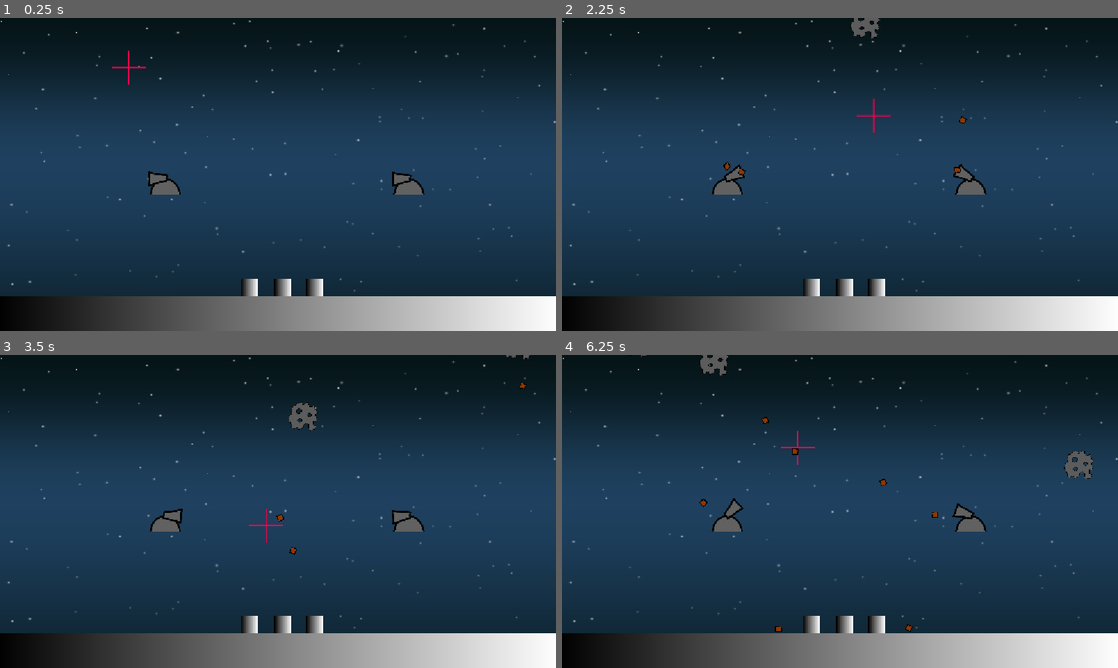
Above: before the commit, frames 1-4 (two rows, left to right).
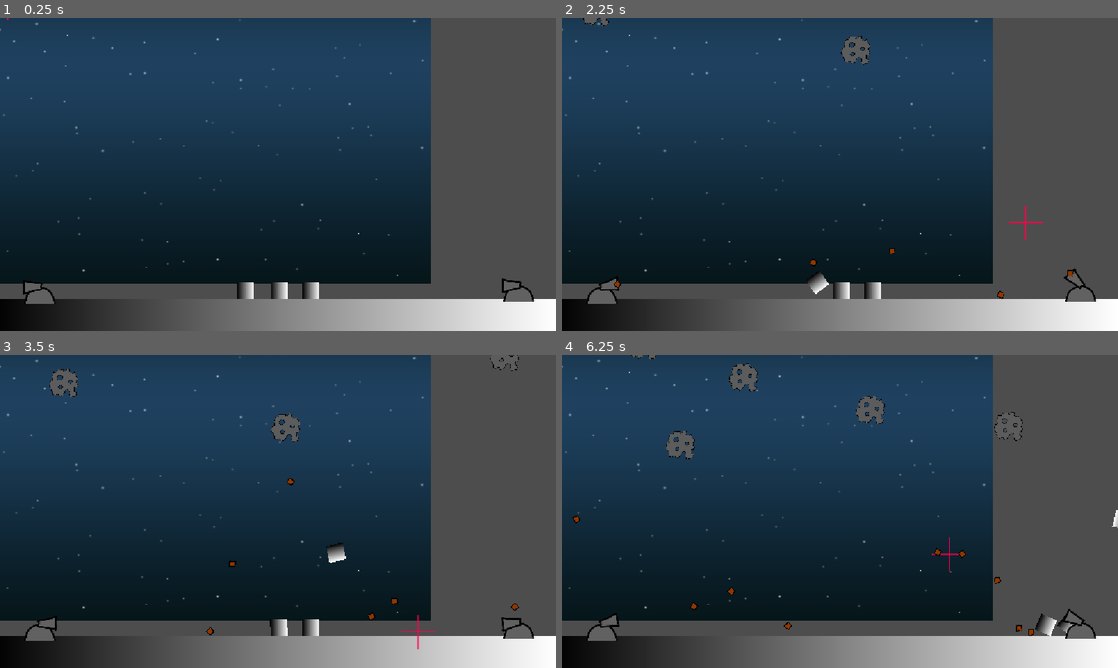
Above: after the commit, the same moments.

Repository: AndrewHay/meteor-strike
Game: Godot game, scene res://root.tscn
Same seed, same stepped clock (60 frames per second), same inputs: the game is played once before the commit and once after it.
Inputs (mouse positions are in pixels of both pictures, inside the frame that each line leads up to):
- Up to frame 1 (0.25 s): no input
- Up to frame 2 (2.25 s): tap Enter at 0.5 s; move the mouse to (962, 158) at 0.52 s; click (962, 158) at 0.67 s; move the mouse to (728, 190) at 1.27 s; click (728, 190) at 1.42 s; move the mouse to (895, 105) at 2.02 s; click (895, 105) at 2.17 s
- Up to frame 3 (3.5 s): move the mouse to (250, 574) at 2.77 s; click (250, 574) at 2.92 s
- Up to frame 4 (6.25 s): move the mouse to (1006, 558) at 3.52 s; click (1006, 558) at 3.67 s; move the mouse to (673, 464) at 4.27 s; click (673, 464) at 4.42 s; move the mouse to (867, 511) at 5.02 s; click (867, 511) at 5.17 s; move the mouse to (756, 433) at 5.77 s; click (756, 433) at 5.92 s

The runs differ from the first frame. In frame 1, 75% of the frame differs, in the area x 0-100%, y 0-92%; in frame 2, 75%; in frame 3, 75%; in frame 4, 75%.

Commit message:
Move things around

Diff:
--- a/level/level.gd
+++ b/level/level.gd
@@ -1,6 +1,7 @@
 extends Node2D
 
 const SPAWN_ABOVE_MARGIN := 48.0
+const METEOR_SPEED := 150.0
 
 var meteor_scene = preload("res://meteor/meteor.tscn")
 
@@ -12,8 +13,14 @@
 	add_child(timer)
 
 func _spawn_meteor() -> void:
+	var houses = get_tree().get_nodes_in_group("house")
+	if houses.is_empty():
+		return
+
 	var meteor = meteor_scene.instantiate()
 	meteor.position = _random_top_position()
+	var target = houses.pick_random()
+	meteor.linear_velocity = (target.position - meteor.position).normalized() * METEOR_SPEED
 	add_child(meteor)
 
 func _random_top_position() -> Vector2:
--- a/level/level.tscn
+++ b/level/level.tscn
@@ -10,7 +10,6 @@
 
 [node name="Parallax2D" type="Parallax2D" parent="." unique_id=189541379]
 scroll_scale = Vector2(0.1, 0.1)
-scroll_offset = Vector2(0, 96)
 
 [node name="Sprite2D" type="Sprite2D" parent="Parallax2D" unique_id=65056790]
 position = Vector2(2.0000305, -4.0000305)
@@ -18,14 +17,14 @@
 texture = ExtResource("1_vkbyq")
 
 [node name="House" parent="." unique_id=1658777344 instance=ExtResource("2_vkbyq")]
-position = Vector2(0, 496)
+position = Vector2(0, 433)
 
 [node name="House2" parent="." unique_id=823515509 instance=ExtResource("2_vkbyq")]
-position = Vector2(120, 496)
+position = Vector2(120, 433)
 
 [node name="House3" parent="." unique_id=774974785 instance=ExtResource("2_vkbyq")]
-position = Vector2(-126, 496)
+position = Vector2(-126, 433)
 
 [node name="StaticBody2D2" parent="." unique_id=1474745948 instance=ExtResource("3_ktfr2")]
-position = Vector2(-17, 612)
+position = Vector2(-17, 549)
 scale = Vector2(33.626194, 2.5699892)
--- a/meteor/meteor.tscn
+++ b/meteor/meteor.tscn
@@ -4,6 +4,7 @@
 [ext_resource type="Script" uid="uid://bbjda6kvl7k5c" path="res://meteor/meteor.gd" id="1_gt2qx"]
 
 [node name="Meteor" type="RigidBody2D" unique_id=1745156751]
+gravity_scale = 0.0
 contact_monitor = true
 max_contacts_reported = 10
 script = ExtResource("1_gt2qx")
--- a/root.tscn
+++ b/root.tscn
@@ -7,17 +7,18 @@
 [node name="Root" type="Node2D" unique_id=2002437452]
 
 [node name="Level" parent="." unique_id=972982531 instance=ExtResource("1_pyidc")]
-position = Vector2(581, 326)
+position = Vector2(-5, 2)
 
 [node name="Camera2D" type="Camera2D" parent="." unique_id=235987464]
-position = Vector2(562.99994, 400)
+position = Vector2(-9, -3.8146973e-06)
 scale = Vector2(-13.48471, 7.4695535)
 zoom = Vector2(0.55, 0.55)
 
 [node name="Crosshair" parent="." unique_id=1168615329 instance=ExtResource("4_28aoi")]
+position = Vector2(-1028, -644)
 
 [node name="Turret" parent="." unique_id=412231546 instance=ExtResource("3_vvh5c")]
-position = Vector2(138, 414)
+position = Vector2(-906, 422)
 
 [node name="Turret2" parent="." unique_id=1777625790 instance=ExtResource("3_vvh5c")]
-position = Vector2(1056, 415)
+position = Vector2(898, 417)
Not shown, changed: .gitignore
